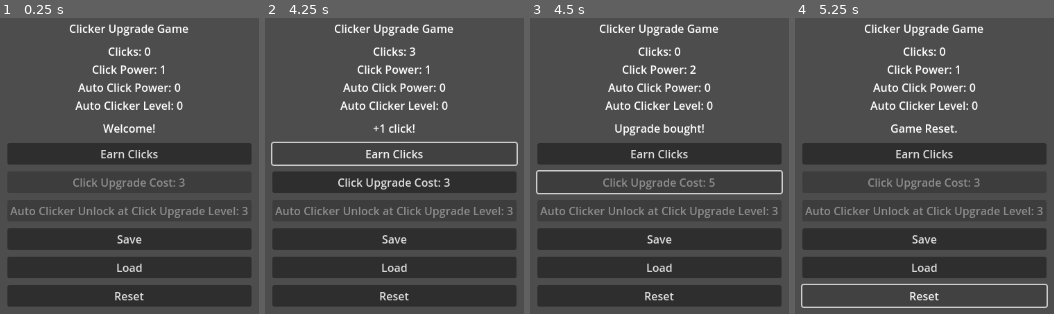
Above: before the commit, frames 1-4 (left to right).
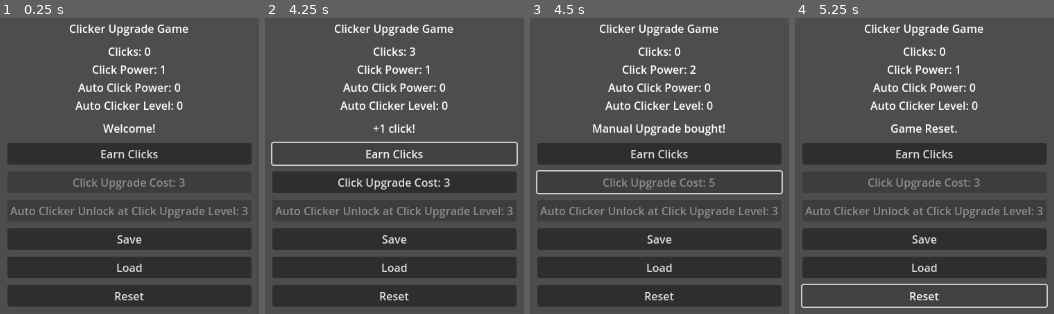
Above: after the commit, the same moments.

Repository: fehudma/godot_projects
Game: Godot game, scene res://Scenes/main.tscn
Two runs of this game, one before a commit and one after it. Both use one fixed random seed, a clock stepped at 60 frames per second and the inputs below.
Inputs:
- Up to frame 1 (0.25 s): no input
- Up to frame 2 (4.25 s): click "Save" at 0.5 s; click "Load" at 1.25 s; click "Earn Clicks" at 2 s; click "Earn Clicks" at 2.75 s; click "Earn Clicks" at 3.5 s
- Up to frame 3 (4.5 s): click "Click Upgrade Cost: 3" at 4.25 s
- Up to frame 4 (5.25 s): click "Reset" at 5 s

Frames 1-2 are identical in both runs. In frame 3, 1.0% of the frame differs, in the area x 24-76%, y 35-40%; in frame 4, nothing differs.

Commit message:
rename upgrade_modifier to manual_upgrade_level

Diff:
--- a/Scripts/main.gd
+++ b/Scripts/main.gd
@@ -5,7 +5,7 @@
 const STARTING_CLICKS_PER_CLICK: int = 1
 const STARTING_UPGRADE_COST: int = 3
 const STARTING_UPGRADE_LEVEL: int = 0
-const UPGRADE_MODIFIER: int = 1
+const MANUAL_UPGRADE_LEVEL: int = 1
 const UPGRADE_COST_INCREASE: int = 2
 const CLICKS_PER_CLICK_INCREASE: int = 1
 const AUTO_CLICKER_UNLOCK_LEVEL: int = 3
@@ -20,7 +20,7 @@
 	"clicks",
 	"clicks_per_click",
 	"upgrade_cost",
-	"upgrade_modifier",
+	"manual_upgrade_level",
 	"passive_clicks_per_tick",
 	"auto_clicker_cost",
 	"auto_clicker_level"
@@ -29,7 +29,7 @@
 var clicks: int = STARTING_CLICKS
 var clicks_per_click: int = STARTING_CLICKS_PER_CLICK
 var upgrade_cost: int = STARTING_UPGRADE_COST
-var upgrade_modifier: int = STARTING_UPGRADE_LEVEL
+var manual_upgrade_level: int = STARTING_UPGRADE_LEVEL
 var passive_clicks_per_tick: int = STARTING_PASSIVE_CLICKS_PER_TICK
 var auto_clicker_cost: int = AUTO_CLICKER_COST_START
 var auto_clicker_level: int = STARTING_AUTO_CLICKER_LEVEL
@@ -59,7 +59,7 @@
 	upgrade_button.disabled = not can_afford_upgrade()
 #
 func is_auto_clicker_unlocked() -> bool:
-	if upgrade_modifier >= AUTO_CLICKER_UNLOCK_LEVEL:
+	if manual_upgrade_level >= AUTO_CLICKER_UNLOCK_LEVEL:
 		return true
 	else:
 		return false
@@ -94,7 +94,7 @@
 	save_data["clicks"] = clicks
 	save_data["clicks_per_click"] = clicks_per_click
 	save_data["upgrade_cost"] = upgrade_cost
-	save_data["upgrade_modifier"] = upgrade_modifier
+	save_data["manual_upgrade_level"] = manual_upgrade_level
 	save_data["passive_clicks_per_tick"] = passive_clicks_per_tick
 	save_data["auto_clicker_cost"] = auto_clicker_cost
 	save_data["auto_clicker_level"] = auto_clicker_level
@@ -104,7 +104,7 @@
 	clicks = STARTING_CLICKS
 	clicks_per_click = STARTING_CLICKS_PER_CLICK
 	upgrade_cost= STARTING_UPGRADE_COST
-	upgrade_modifier= STARTING_UPGRADE_LEVEL
+	manual_upgrade_level= STARTING_UPGRADE_LEVEL
 	passive_clicks_per_tick = STARTING_PASSIVE_CLICKS_PER_TICK
 	auto_clicker_cost= AUTO_CLICKER_COST_START
 	auto_clicker_level = STARTING_AUTO_CLICKER_LEVEL
@@ -136,7 +136,7 @@
 		var was_unlocked: bool = is_auto_clicker_unlocked()
 		buy_upgrade()
 		if not was_unlocked and is_auto_clicker_unlocked():
-			message_label.text = "Upgrade Bought and Auto Clicker Unlocked"
+			message_label.text = "Manual Upgrade Bought and Auto Clicker Unlocked"
 		update_ui()
 
 func _on_save_button_pressed() -> void:
@@ -187,7 +187,7 @@
 	clicks = int(save_data["clicks"])
 	clicks_per_click = int(save_data["clicks_per_click"])
 	upgrade_cost = int(save_data["upgrade_cost"])
-	upgrade_modifier = int(save_data["upgrade_modifier"])
+	manual_upgrade_level = int(save_data["manual_upgrade_level"])
 	passive_clicks_per_tick = int(save_data["passive_clicks_per_tick"])
 	auto_clicker_cost = int(save_data["auto_clicker_cost"])
 	auto_clicker_level = int(save_data["auto_clicker_level"])
@@ -217,8 +217,8 @@
 	clicks -= upgrade_cost
 	clicks_per_click += CLICKS_PER_CLICK_INCREASE
 	upgrade_cost += UPGRADE_COST_INCREASE
-	upgrade_modifier += UPGRADE_MODIFIER
-	message_label.text = "Upgrade bought!"
+	manual_upgrade_level += MANUAL_UPGRADE_LEVEL
+	message_label.text = "Manual Upgrade bought!"
 
 func buy_auto_clicker() -> void:
 	clicks -= auto_clicker_cost
